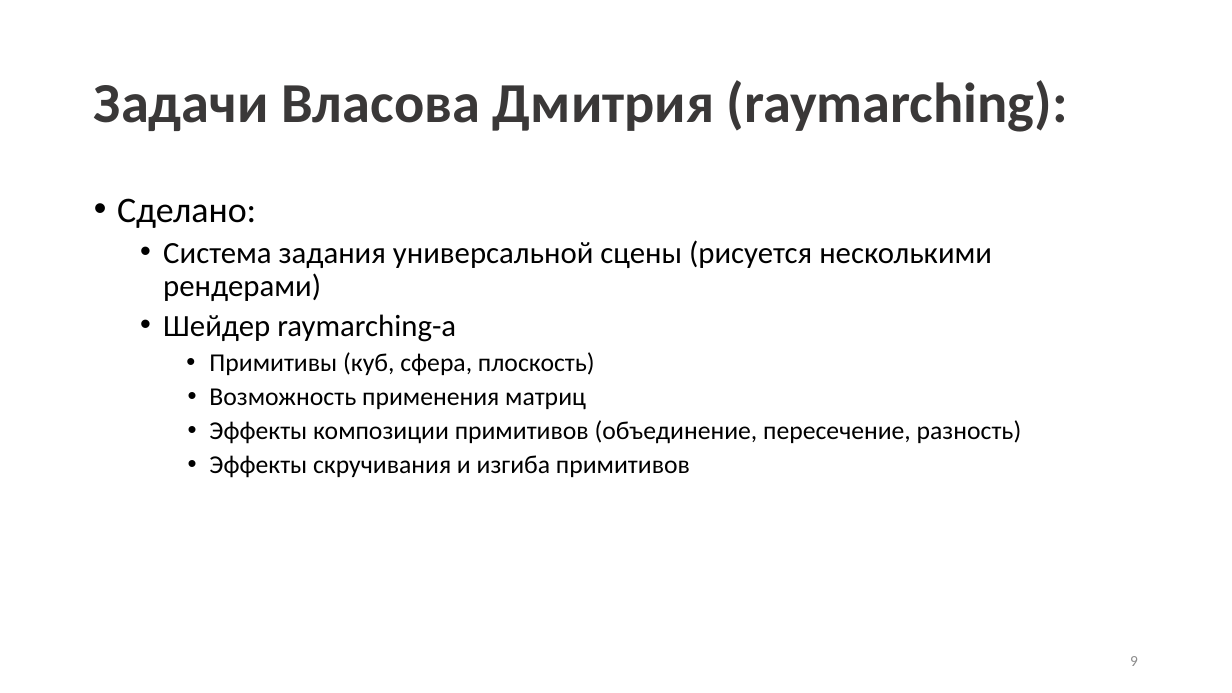
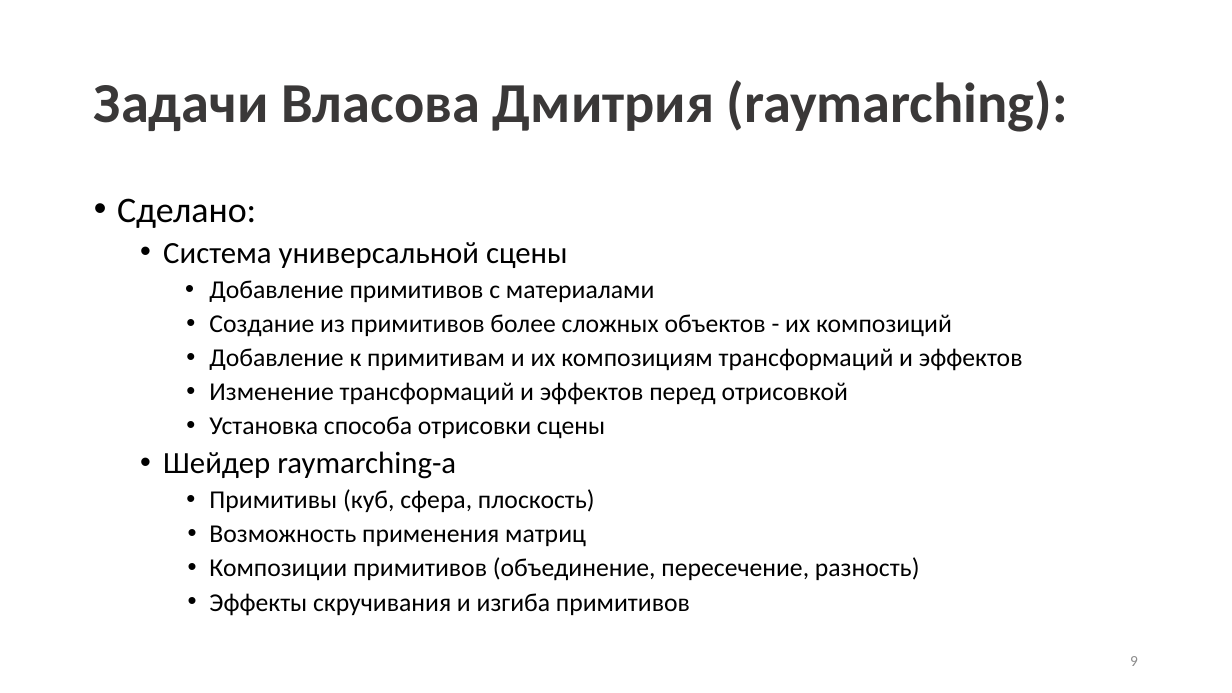
Before and after one commit to DmitriyVlasovDV1/CppRMRT, a slide deck: slide 9 of doc/presentation.pptx. Drawn at 1232x693 pixels with LibreOffice and Linux fonts; fonts in the diff are those of the drawing. Boxes give left, top, right and bottom in pixels: in the first picture for what was removed or moved away, otherwise in the second. Text is boxed around its words. In the diff, an @@ line names an element or a change of style, - is before the commit and + after.

Commit message:
fix presentation

```diff
--- a/doc/presentation.pptx
+++ b/doc/presentation.pptx
@@ text at <box>163,242,1023,439</box>: text changed; size 24 to 20 pt @@
-  • Система задания универсальной сцены (рисуется несколькими рендерами)
+  • Система универсальной сцены
+    • Добавление примитивов с материалами
+    • Создание из примитивов более сложных объектов - их композиций
+    • Добавление к примитивам и их композициям трансформаций и эффектов
+    • Изменение трансформаций и эффектов перед отрисовкой
+    • Установка способа отрисовки сцены
@@ text at <box>209,557,920,581</box>: text changed @@
-    • Эффекты композиции примитивов (объединение, пересечение, разность)
+    • Композиции примитивов (объединение, пересечение, разность)
```
